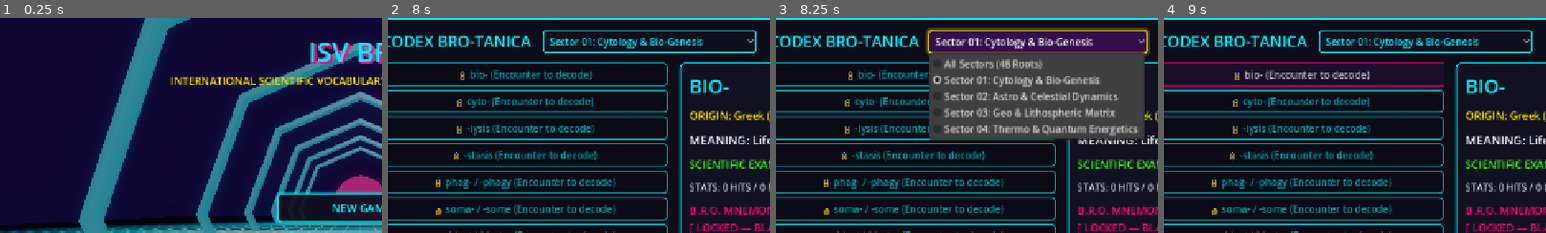
Above: before the commit, frames 1-4 (left to right).
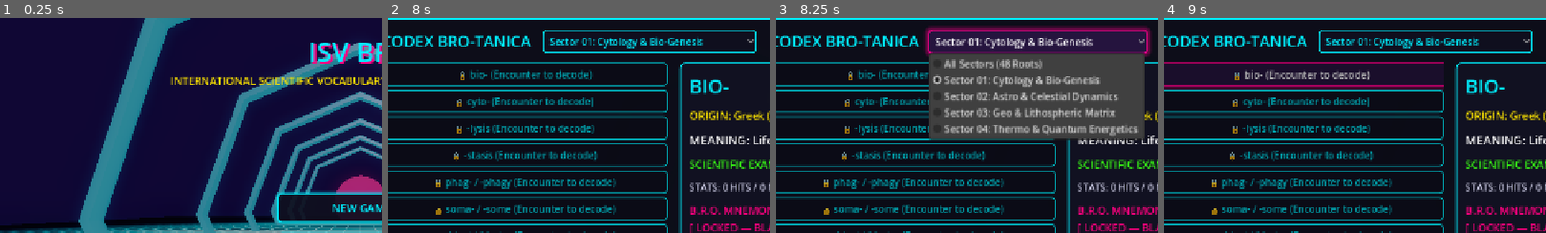
Above: after the commit, the same moments.

Repository: leouofa/isv-bro
Game: Godot game, scene res://scenes/MainMenu.tscn
Two runs of this game, one before a commit and one after it. Both use one fixed random seed, a clock stepped at 60 frames per second and the inputs below. Sound files missing from this copy of the repository are replaced by a short silence.
Inputs (mouse positions are % of the whole screen's width and height, from its top left):
- Up to frame 1 (0.25 s): no input
- Up to frame 2 (8 s): click "NEW GAME" at 0.5 s; tap Enter at 1.25 s; move the mouse to (72, 45) at 1.27 s; hold D (move_right) 1.28-2.03 s; tap C (barrel_roll) at 1.35 s; click (72, 45) at 1.42 s; move the mouse to (30, 55) at 2.02 s; hold Ctrl (airbrake) 2.03-2.78 s; tap V (boost) at 2.1 s; move the mouse to (60, 28) at 2.77 s; hold D (move_right) 2.78-3.53 s; hold Space (fire_laser) 2.78-3.53 s; move the mouse to (45, 70) at 3.52 s; hold W (move_up) 3.53-4.28 s; tap 1 (root_1) at 3.6 s; click (45, 70) at 3.67 s; move the mouse to (80, 65) at 4.27 s; hold A (move_left) 4.28-5.78 s; tap 2 (root_2) at 4.35 s; move the mouse to (20, 35) at 5.02 s; tap 3 (root_3) at 5.1 s; move the mouse to (55, 50) at 5.77 s; hold Ctrl (airbrake) 5.78-6.53 s; tap 4 (root_4) at 5.85 s; click (55, 50) at 5.92 s; move the mouse to (35, 25) at 6.52 s; hold D (move_right) 6.53-7.28 s; tap Shift (time_slow) at 6.6 s; move the mouse to (72, 45) at 7.27 s; hold W (move_up) from 7.28 s (still down); hold B (toggle_codex) from 7.28 s (still down)
- Up to frame 3 (8.25 s): release W (move_up) at 8 s; release B (toggle_codex) at 8 s; click "Sector 01: Cytology & Bio-Gen…" at 8 s
- Up to frame 4 (9 s): click "🔒 bio- (Encounter to decode)" at 8.75 s
The pictures show only the part of the screen within x 3-53%, y 0-50%; the shares and areas given below are measured in that part.

Frames 1-2 are identical in both runs. In frame 3, 2.3% of the frame differs, in the area x 39-98%, y 3-19%; in frame 4, nothing differs.

Commit message:
fix(ui): prevent CheckBox text from overlapping checkmark on hover
In the system configuration modal, hovering over the enabled CRT scanlines
checkbox caused the check icon to touch and overlap the label text ("Enable").

This occurred because Godot's CheckBox implementation calculates the check
icon position using the left margin of the 'normal' stylebox (12px), while
positioning the text using the stylebox of the active drawing state. When
hovered while checked (the 'hover_pressed' state), the lack of an explicit
stylebox in the custom synthwave theme caused Godot to fall back to an engine
default StyleBoxEmpty with a 4px left margin. This shifted the text 8px
leftward into the check icon area.

To resolve this:
- Define 'hover_pressed' for Button and CheckBox in synthwave_theme.tres and
  SynthwaveUI.gd using the hover button stylebox, guaranteeing consistent 12px
  margins across all hover and toggle states.
- Increase 'h_separation' to 10px in the theme, SynthwaveUI, and MainMenu.tscn
  to provide clean, readable padding between the checkmark and text.
- Add headless test assertions in test_game.gd validating h_separation spacing
  and hover_pressed margin consistency.

Diff:
--- a/assets/themes/synthwave_theme.tres
+++ b/assets/themes/synthwave_theme.tres
@@ -91,5 +91,13 @@
 Button/styles/disabled = SubResource("StyleBoxFlat_btn_disabled")
 Button/styles/focus = SubResource("StyleBoxFlat_btn_focus")
 Button/styles/hover = SubResource("StyleBoxFlat_btn_hover")
+Button/styles/hover_pressed = SubResource("StyleBoxFlat_btn_hover")
 Button/styles/normal = SubResource("StyleBoxFlat_btn_normal")
 Button/styles/pressed = SubResource("StyleBoxFlat_btn_pressed")
+CheckBox/constants/h_separation = 10
+CheckBox/styles/disabled = SubResource("StyleBoxFlat_btn_disabled")
+CheckBox/styles/focus = SubResource("StyleBoxFlat_btn_focus")
+CheckBox/styles/hover = SubResource("StyleBoxFlat_btn_hover")
+CheckBox/styles/hover_pressed = SubResource("StyleBoxFlat_btn_hover")
+CheckBox/styles/normal = SubResource("StyleBoxFlat_btn_normal")
+CheckBox/styles/pressed = SubResource("StyleBoxFlat_btn_pressed")
--- a/scenes/MainMenu.tscn
+++ b/scenes/MainMenu.tscn
@@ -412,6 +412,7 @@
 
 [node name="CRTCheck" type="CheckBox" parent="SettingsModal/Panel/VBox"]
 layout_mode = 2
+theme_override_constants/h_separation = 10
 button_pressed = true
 text = "Enable 90s CRT Scanlines Shader"
 
--- a/scripts/SynthwaveUI.gd
+++ b/scripts/SynthwaveUI.gd
@@ -134,8 +134,12 @@
 	global_theme.set_stylebox("normal", "Button", btn_style_normal)
 	global_theme.set_stylebox("hover", "Button", btn_style_hover)
 	global_theme.set_stylebox("pressed", "Button", btn_style_pressed)
+	global_theme.set_stylebox("hover_pressed", "Button", btn_style_hover)
 	global_theme.set_stylebox("disabled", "Button", btn_style_disabled)
 	global_theme.set_stylebox("focus", "Button", btn_style_focus)
+
+	global_theme.set_stylebox("hover_pressed", "CheckBox", btn_style_hover)
+	global_theme.set_constant("h_separation", "CheckBox", 10)
 
 	global_theme.set_color("font_color", "Button", COLOR_CYAN)
 	global_theme.set_color("font_hover_color", "Button", Color.WHITE)
@@ -198,8 +202,12 @@
 	btn.add_theme_stylebox_override("normal", btn_style_normal)
 	btn.add_theme_stylebox_override("hover", btn_style_hover)
 	btn.add_theme_stylebox_override("pressed", btn_style_pressed)
+	btn.add_theme_stylebox_override("hover_pressed", btn_style_hover)
 	btn.add_theme_stylebox_override("disabled", btn_style_disabled)
 	btn.add_theme_stylebox_override("focus", btn_style_focus)
+
+	if btn is CheckBox:
+		btn.add_theme_constant_override("h_separation", 10)
 
 	# Font colors
 	btn.add_theme_color_override("font_color", COLOR_CYAN)
--- a/tools/test_game.gd
+++ b/tools/test_game.gd
@@ -249,6 +249,13 @@
 	card1.emit_signal("gui_input", key_ev)
 	assert_true(clicked_box[0] == 1, "Keyboard Enter on focused SectorCard triggers sector engagement")
 
+	# Test CheckBox styling and separation (prevents text touching check icon on hover)
+	var crt_cb = menu_scn.get_node_or_null("SettingsModal/Panel/VBox/CRTCheck") as CheckBox
+	assert_true(crt_cb != null and crt_cb.get_theme_constant("h_separation") >= 10, "CRTCheck has >= 10px h_separation spacing")
+	var hp_sb = crt_cb.get_theme_stylebox("hover_pressed")
+	var norm_sb = crt_cb.get_theme_stylebox("normal")
+	assert_true(hp_sb != null and norm_sb != null and hp_sb.content_margin_left == norm_sb.content_margin_left, "CRTCheck hover_pressed left margin matches normal margin")
+
 	menu_scn.free()
 
 	# Verify PauseMenu buttons cursor and panel padding
